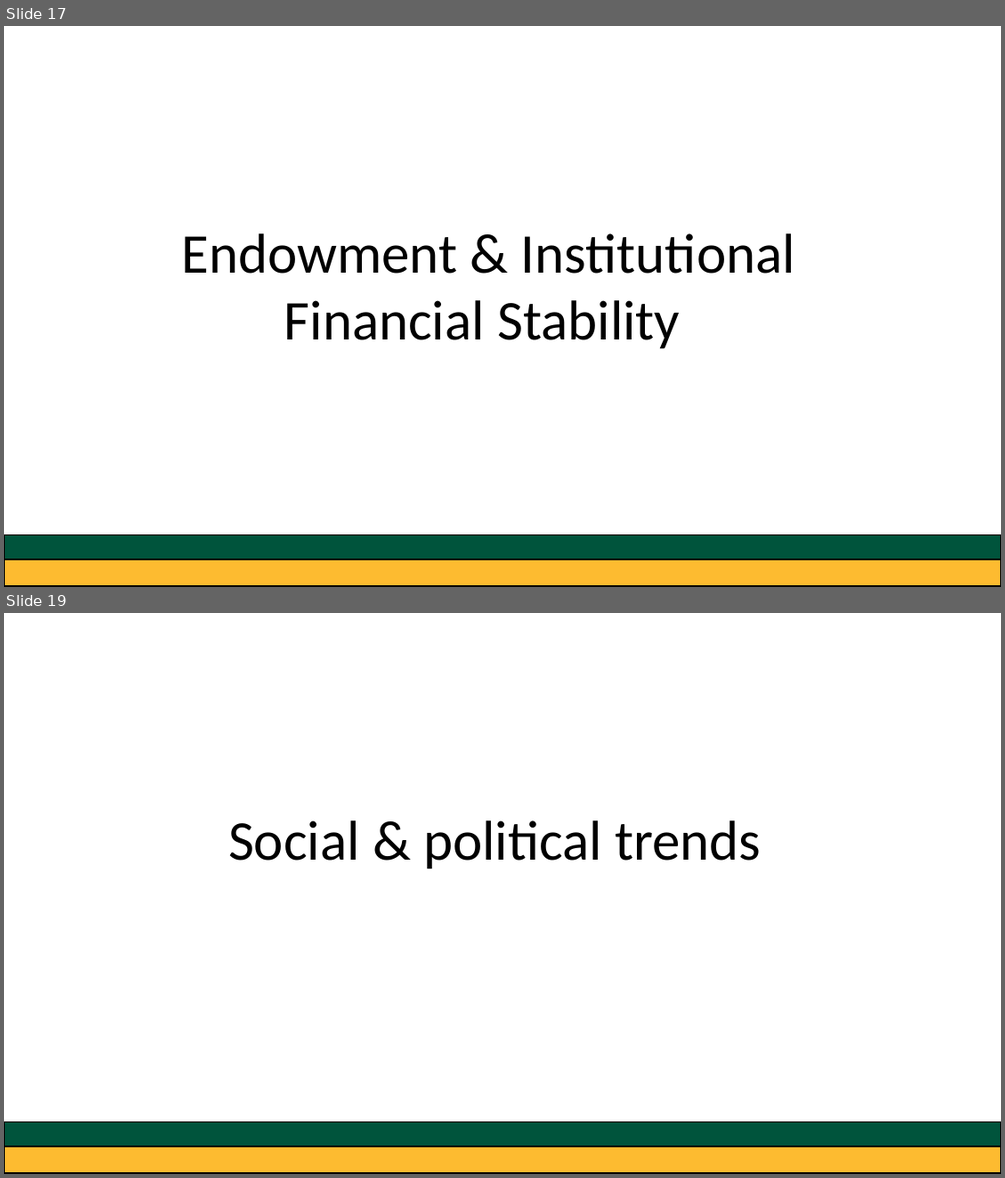
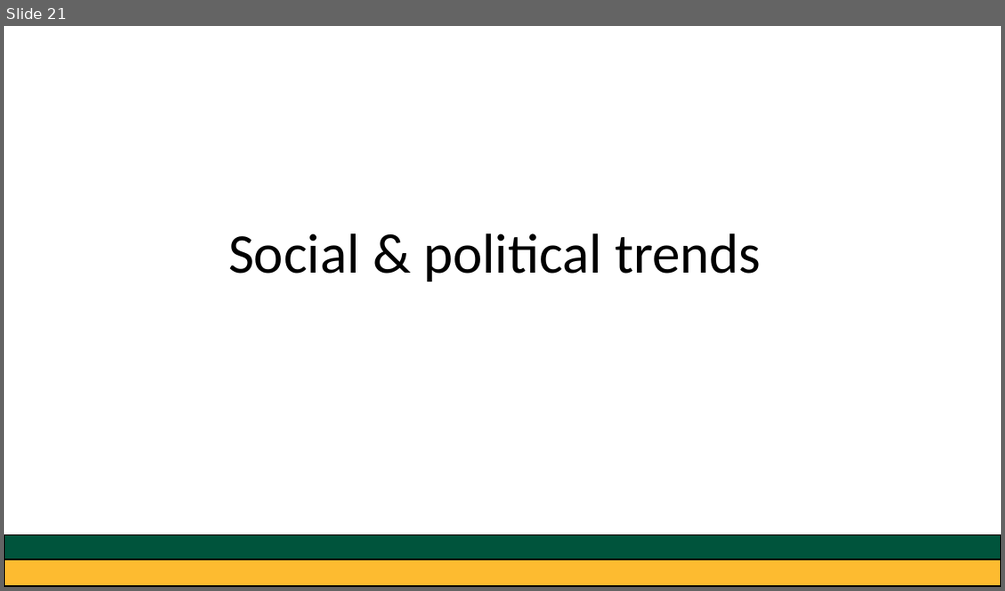
Before and after one commit to greg-dubrow/USF-talk-February-2020, a slide deck: usf_presentation_0220_gdubrow.pptx. Shown one above the other, each under a label of ours: slides 17 and 19 before the commit, slide 21 after it; the slides between them are not shown. The pictures are 1005x1178 and 1005x591 pixels, drawn with LibreOffice and Linux fonts; fonts in the diff are those of the drawing. Boxes give left, top, right and bottom in pixels: in the first picture for what was removed or moved away, otherwise in the second. Text is boxed around its words. In the diff, an @@ line names an element or a change of style, - is before the commit and + after.

```diff
--- a/usf_presentation_0220_gdubrow.pptx
+++ b/usf_presentation_0220_gdubrow.pptx
@@ slide 17 removed at (4, 26, 1001, 587), background #FFFFFF @@
@@ text removed at (181, 233, 795, 348) @@
-Endowment & Institutional
-Financial Stability
@@ rectangle removed at (4, 552, 1001, 586) @@
@@ rectangle removed at (4, 534, 1001, 559) @@
@@ what was slide 19 is now slide 21 @@
```
Also in this commit, not shown: 7 slides changed, 6 slides added, 1 other slide removed, 7 other files.
